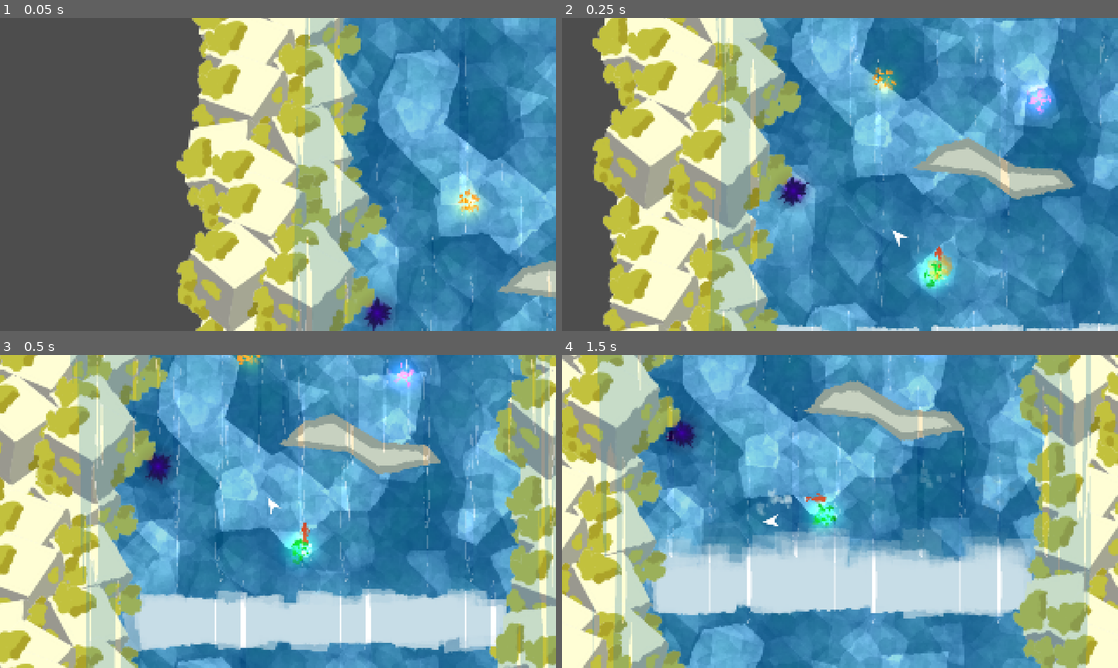
Above: before the commit, frames 1-4 (two rows, left to right).
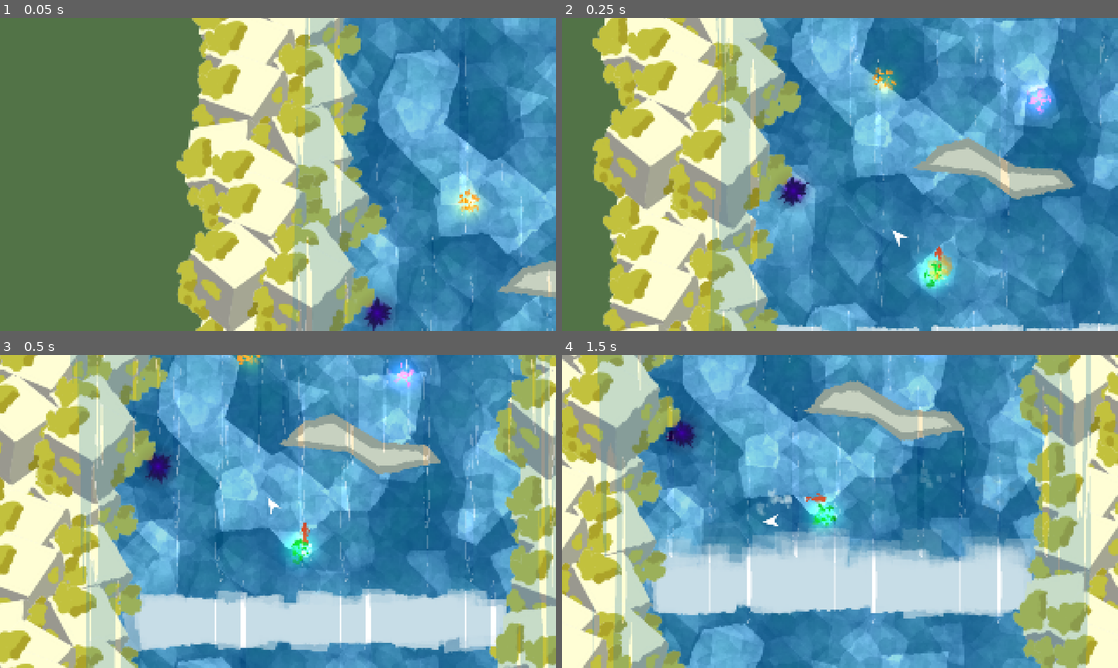
Above: after the commit, the same moments.

Repository: ojaskavathe/cascade
Game: Godot game, scene res://game.tscn
Same seed, same stepped clock (60 frames per second), same inputs: the game is played once before the commit and once after it. The engine's default icon, where the game draws it, is replaced by a stand-in: a white triangle on a blue panel in a dark square.
Inputs (mouse positions are in pixels of both pictures, inside the frame that each line leads up to):
- Up to frame 1 (0.05 s): no input
- Up to frame 2 (0.25 s): no input
- Up to frame 3 (0.5 s): no input
- Up to frame 4 (1.5 s): move the mouse to (962, 495) at 0.52 s; hold D (right) from 0.53 s (still down); tap Space (jump) at 0.77 s; move the mouse to (728, 527) at 1.27 s

The runs differ from the first frame. In frame 1, 35% of the frame differs, in the area x 0-38%, y 0-100%; in frame 2, 8.0%; in frame 3, less than 0.1%; in frame 4, nothing differs.

Commit message:
Background color

Diff:
--- a/project.godot
+++ b/project.godot
@@ -46,3 +46,7 @@
 "events": [Object(InputEventKey,"resource_local_to_scene":false,"resource_name":"","device":-1,"window_id":0,"alt_press …(192 unchanged characters)…
 ]
 }
+
+[rendering]
+
+environment/defaults/default_clear_color=Color(0.32175, 0.45, 0.279, 1)
